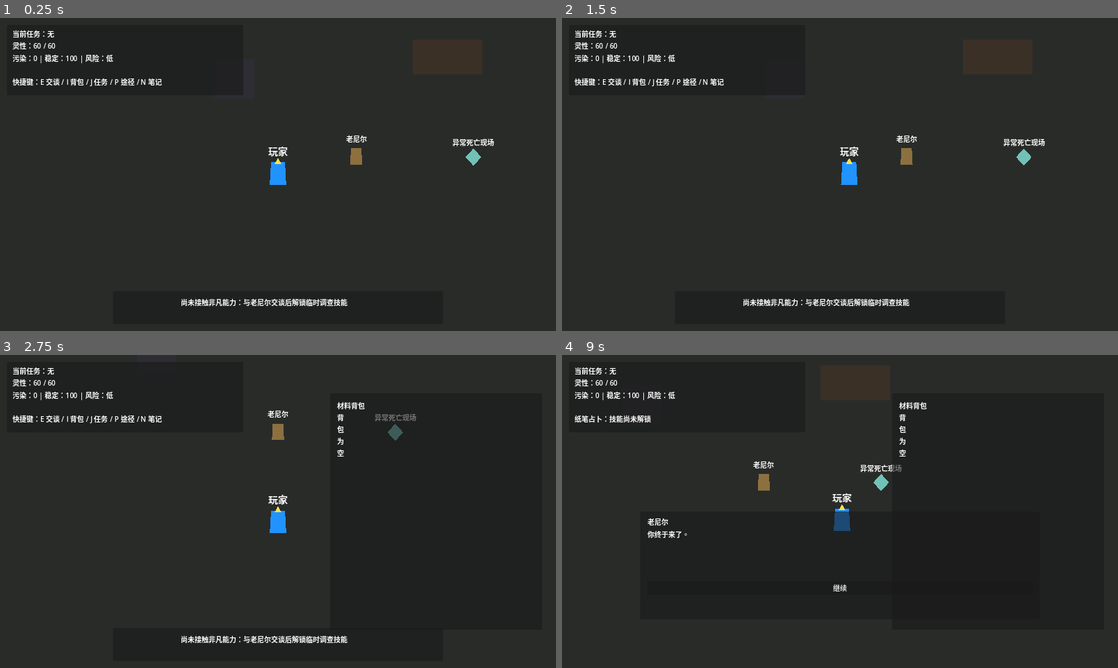
Above: before the commit, frames 1-4 (two rows, left to right).
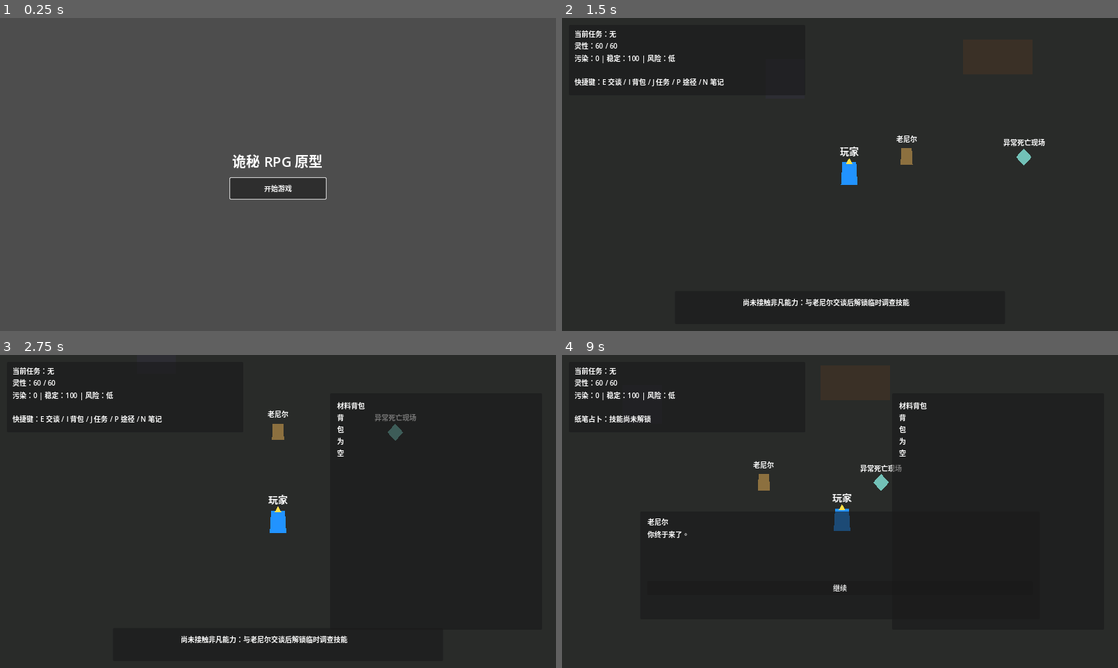
Above: after the commit, the same moments.

Repository: hcc7716-creator/Lord-of-the-Mysteries
Game: Godot game, scene res://scenes/main/MainMenu.tscn
Same seed, same stepped clock (60 frames per second), same inputs: the game is played once before the commit and once after it. Before the commit the project starts from res://scenes/main/Main.tscn.
Inputs (mouse positions are in pixels of both pictures, inside the frame that each line leads up to):
- Up to frame 1 (0.25 s): no input
- Up to frame 2 (1.5 s): click (840, 187) at 0.5 s, where only the run after the commit has a clickable "开始游戏"; tap Enter at 1.25 s; hold D (move_right) from 1.28 s (still down); tap E (interact) at 1.35 s
- Up to frame 3 (2.75 s): release D (move_right) at 2.03 s; hold S (move_down) from 2.03 s (still down); tap I at 2.1 s
- Up to frame 4 (9 s): release S (move_down) at 2.78 s; hold D (move_right) 2.78-3.53 s; tap one key every 0.75 s from 2.85 s: J P O N 1 2 3 E (interact) I; hold W (move_up) 3.53-4.28 s; hold A (move_left) 4.28-5.78 s; hold S (move_down) 5.78-6.53 s; hold D (move_right) 6.53-7.28 s; hold W (move_up) 7.28-8.03 s; hold D (move_right) 8.03-8.78 s; hold S (move_down) from 8.78 s (still down)

The runs differ from the first frame. In frame 1, 99% of the frame differs, in the area x 0-100%, y 0-100%; in frame 2, nothing differs; in frame 3, less than 0.1%; in frame 4, less than 0.1%.

Commit message:
Add start game main menu flow

Diff:
--- a/project.godot
+++ b/project.godot
@@ -6,7 +6,7 @@
 [application]
 
 config/name="Lord of the Mysteries RPG Prototype"
-run/main_scene="res://scenes/main/Main.tscn"
+run/main_scene="res://scenes/main/MainMenu.tscn"
 config/features=PackedStringArray("4.2")
 
 [autoload]
--- a/scenes/main/MainMenu.tscn
+++ b/scenes/main/MainMenu.tscn
@@ -1,10 +1,13 @@
-[gd_scene format=3]
+[gd_scene load_steps=2 format=3]
+
+[ext_resource type="Script" path="res://scripts/ui/MainMenu.gd" id="1"]
 
 [node name="MainMenu" type="Control"]
 layout_mode = 3
 anchors_preset = 15
 anchor_right = 1.0
 anchor_bottom = 1.0
+script = ExtResource("1")
 
 [node name="CenterContainer" type="CenterContainer" parent="."]
 layout_mode = 1
@@ -14,12 +17,15 @@
 
 [node name="VBoxContainer" type="VBoxContainer" parent="CenterContainer"]
 layout_mode = 2
+theme_override_constants/separation = 16
 
 [node name="Title" type="Label" parent="CenterContainer/VBoxContainer"]
 layout_mode = 2
-text = "MVP Stage 3 Framework"
+theme_override_font_sizes/font_size = 32
+text = "诡秘 RPG 原型"
 horizontal_alignment = 1
 
 [node name="StartButton" type="Button" parent="CenterContainer/VBoxContainer"]
+custom_minimum_size = Vector2(220, 48)
 layout_mode = 2
-text = "进入雾城原型"
+text = "开始游戏"
--- /dev/null
+++ b/scripts/ui/MainMenu.gd
@@ -0,0 +1,14 @@
+extends Control
+
+const GAME_SCENE := "res://scenes/main/Main.tscn"
+
+@onready var start_button: Button = $CenterContainer/VBoxContainer/StartButton
+
+
+func _ready() -> void:
+	start_button.pressed.connect(_on_start_button_pressed)
+	start_button.grab_focus()
+
+
+func _on_start_button_pressed() -> void:
+	get_tree().change_scene_to_file(GAME_SCENE)
